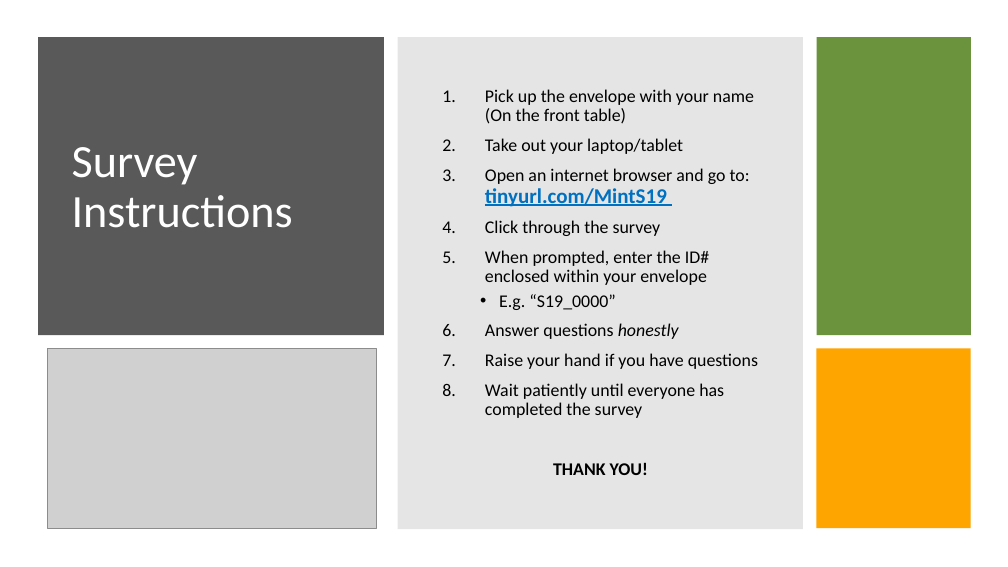
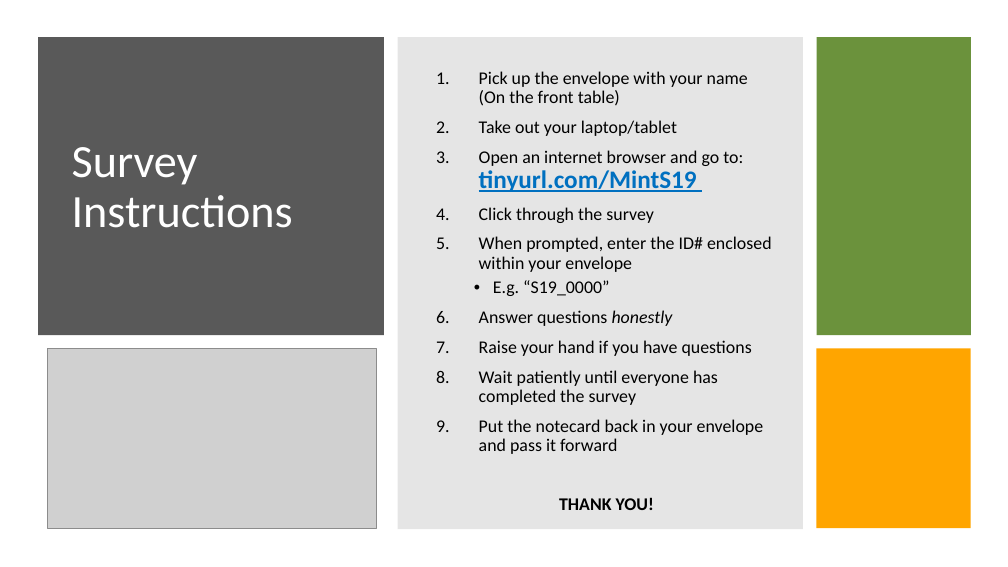
Before and after one commit to ndyetz/Campus_Connections, a slide deck: slide 1 of Other/Mentor Survey Instructions.pptx. Drawn at 1008x567 pixels with LibreOffice and Linux fonts; fonts in the diff are those of the drawing; grey boxes stand for pictures. Boxes give left, top, right and bottom in pixels: in the first picture for what was removed or moved away, otherwise in the second. Text is boxed around its words. In the diff, an @@ line names an element or a change of style, - is before the commit and + after.

```diff
--- a/Other/Mentor Survey Instructions.pptx
+++ b/Other/Mentor Survey Instructions.pptx
@@ text "Pick up the envelope with ...": place and size @@
-text "Pick up the envelope with ..." at [485, 89, 758, 475]
+text "Pick up the envelope with ..." at [479, 71, 772, 510]
@@ text at [479, 150, 743, 166]: size 20 to 24 pt in "tinyurl.com/MintS19" @@
@@ text at [479, 419, 764, 454]: paragraph added @@
+9. Put the notecard back in your envelope and pass it forward
```
Also in this commit, not shown: 2 other files.
